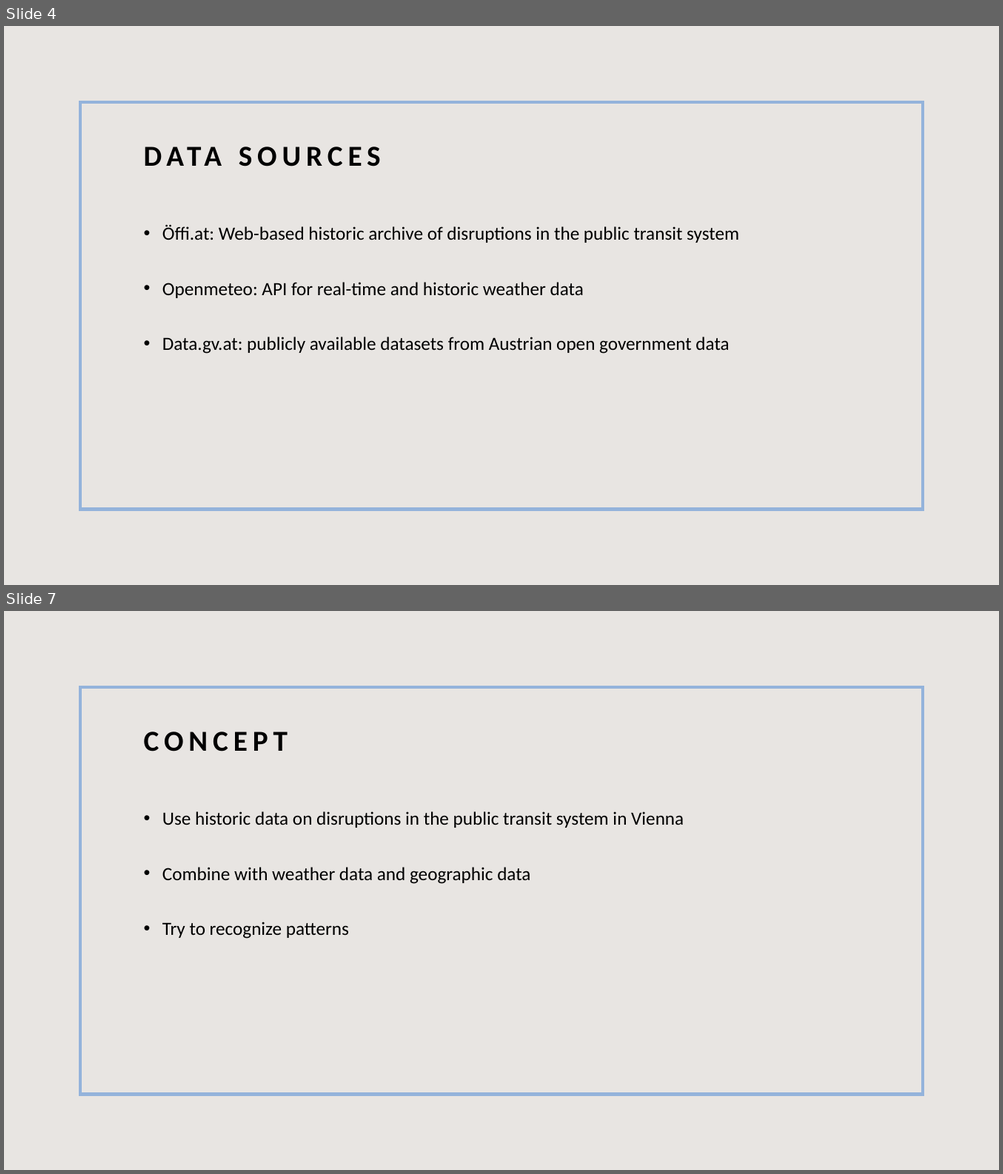
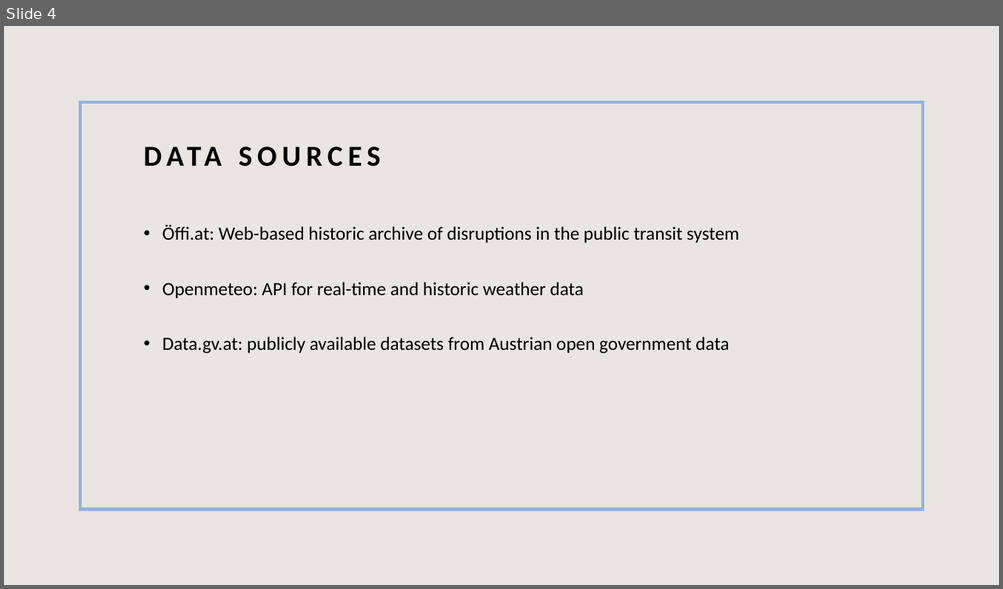
Before and after one commit to toporek3112/vienna_public-transport_weather_correlation, a slide deck: dsi_project.pptx. Shown one above the other, each under a label of ours: slides 4 and 7 before the commit, slide 4 after it; the slides between them are not shown. The pictures are 1003x1174 and 1003x589 pixels, drawn with LibreOffice and Linux fonts; fonts in the diff are those of the drawing. Boxes give left, top, right and bottom in pixels: in the first picture for what was removed or moved away, otherwise in the second. Text is boxed around its words. In the diff, an @@ line names an element or a change of style, - is before the commit and + after.

```diff
--- a/dsi_project.pptx
+++ b/dsi_project.pptx
@@ slide 7 removed at [4, 611, 999, 1170], background #E8E5E2; not listed: 1 template element that a slide beside it also shows @@
@@ title removed at [144, 732, 287, 752] @@
-CONCEPT
@@ text removed at [162, 812, 683, 939] @@
-• Use historic data on disruptions in the public transit system in Vienna
-• Combine with weather data and geographic data
-• Try to recognize patterns
```
Also in this commit, not shown: 2 slides changed, 5 slides added, 1 other slide removed.
